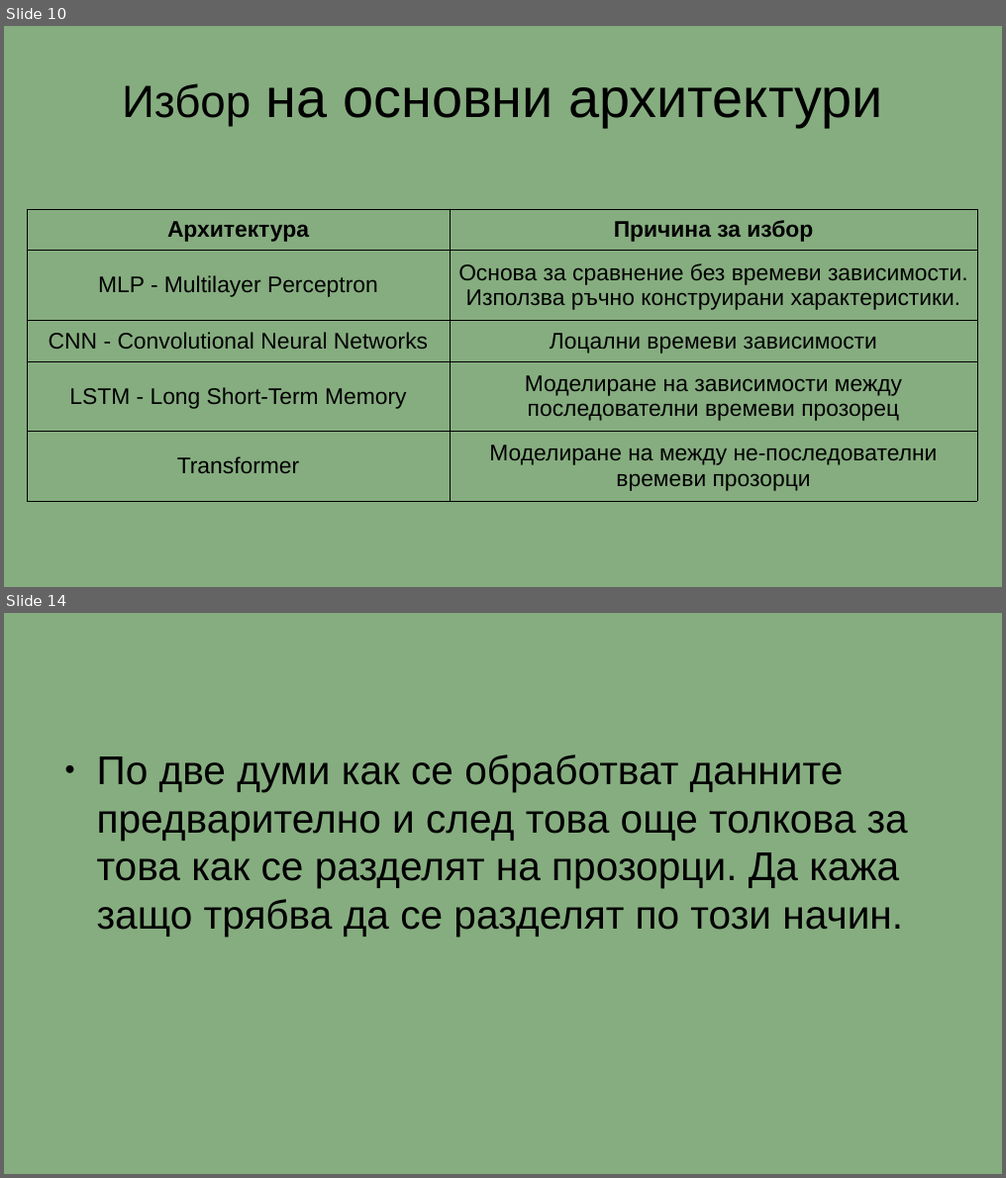
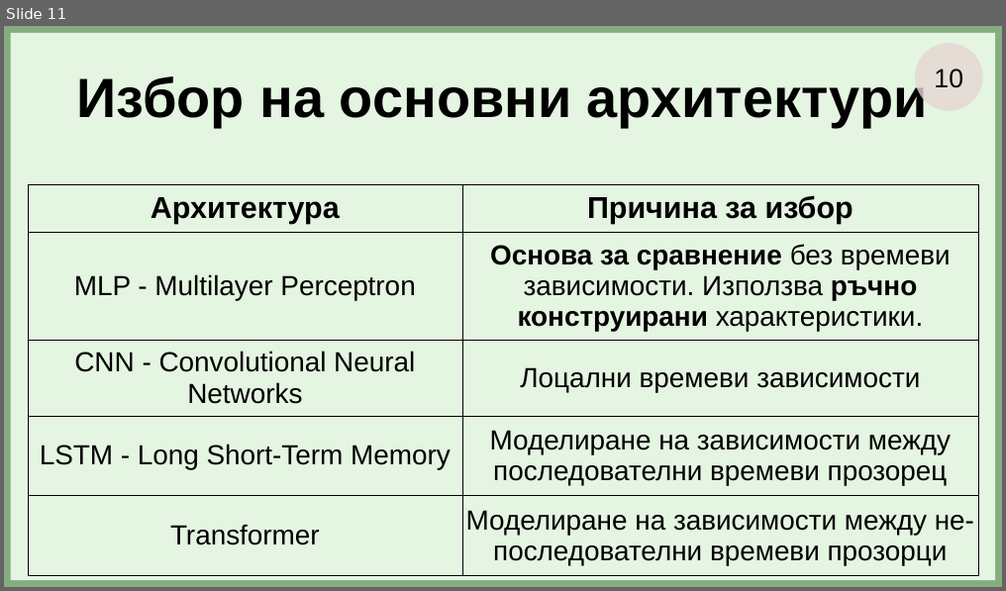
Before and after one commit to GeorgeChaparov/University-Theses, a slide deck: Presentation.odp. Shown one above the other, each under a label of ours: slides 10 and 14 before the commit, slide 11 after it; the slides between them are not shown. The pictures are 1006x1178 and 1006x591 pixels, drawn with LibreOffice and Linux fonts; fonts in the diff are those of the drawing. Boxes give left, top, right and bottom in pixels: in the first picture for what was removed or moved away, otherwise in the second. Text is boxed around its words. In the diff, an @@ line names an element or a change of style, - is before the commit and + after.

```diff
--- a/Presentation.odp
+++ b/Presentation.odp
@@ slide 14 removed at (4, 613, 1002, 1174), background #86AD80 @@
@@ text removed at (97, 755, 908, 937) @@
-● По две думи как се обработват данните предварително и след това още толкова за това как се разделят на прозорци. Да кажа защо трябва да се разделят по този начин.
@@ what was slide 10 is now slide 11 @@
@@ slide 11 changed as well @@
@@ rectangle added at (10, 32, 996, 580), fill #E4F5E1 @@
@@ title "Избор на основни архитектури" at (77, 76, 928, 127): size 36 to 44 pt in "Избор"; bold on @@
@@ ellipse added at (915, 43, 983, 111), fill #E6D6D3 at 80% opacity, 21 pt, text #000000 @@
+10
@@ table at (28, 184, 978, 570) @@
-row 5, column 2: Моделиране на между не-последователни времеви прозорци
+row 5, column 2: Моделиране на зависимости между не-последователни времеви прозорци
@@ size 18 to 24 pt in "Архитектура", "Причина за избор" @@
@@ size 18 to 22 pt in "MLP - Multilayer Perceptron", "Основа за сравнение без времеви зависимости. Използва ...", "CNN - Convolutional Neural Networks", "Лоцални времеви зависимости" and 3 more places @@
@@ bold on in "Основа за сравнение ръчно конструирани" @@
@@ table: place and size @@
-table at (27, 209, 977, 501)
+table at (28, 184, 978, 570)
```
Also in this commit, not shown: 8 other slides changed, 16 slides added, 12 other slides removed, 7 other files.
